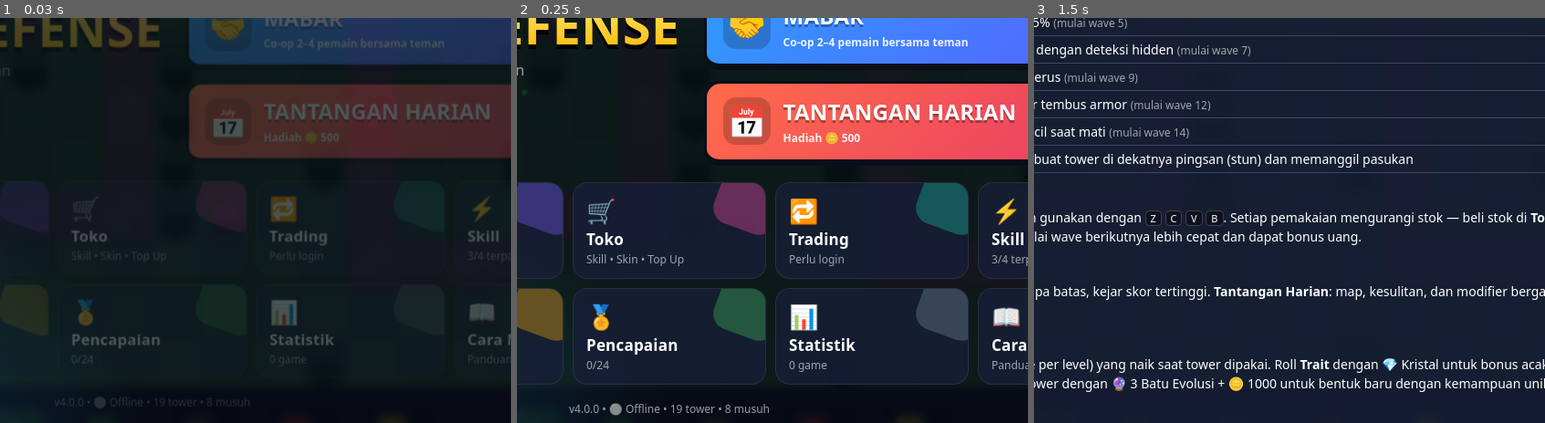
Above: before the commit, frames 1-3 (left to right).
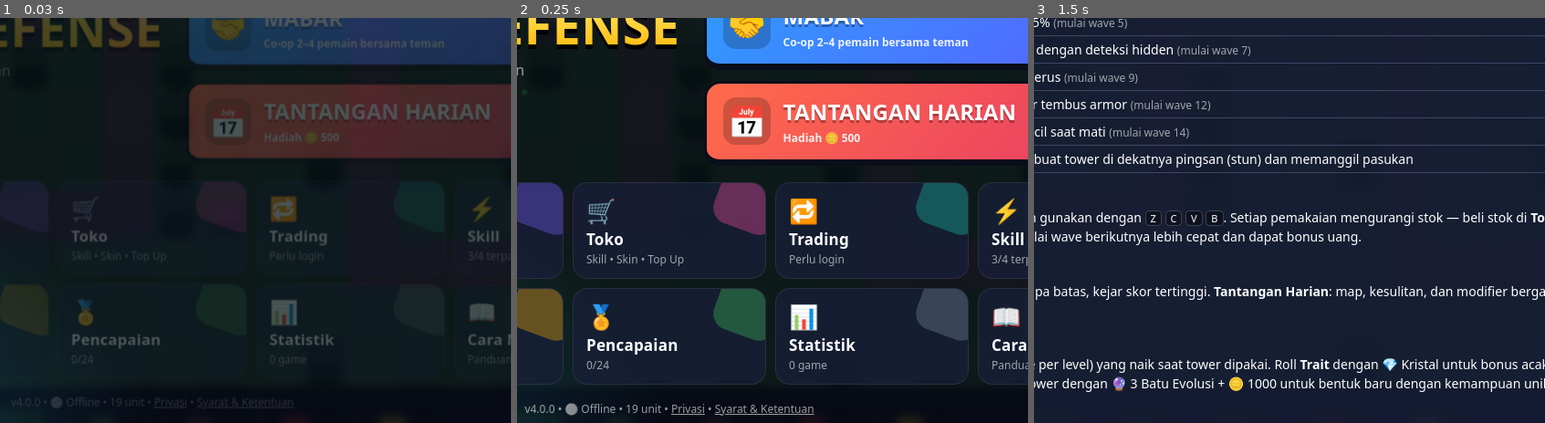
Above: after the commit, the same moments.

Repository: KingRafer/block-tower-defense
Game: browser game, page index.html
Same seed, same stepped clock (60 frames per second), same inputs: the game is played once before the commit and once after it.
Inputs (mouse positions are % of the whole screen's width and height, from its top left):
- Up to frame 1 (0.03 s): no input
- Up to frame 2 (0.25 s): no input
- Up to frame 3 (1.5 s): click "📖 Cara Main Panduan" at 0.27 s; click "← Kembali Cara Main Lv 1 0 / …" at 0.52 s; click "Cepat tapi rapuh (mulai wave …" at 0.77 s; hold S 1.03-1.3 s; click (50, 56) at 1.07 s; hold S from 1.35 s (still down)
The pictures show only the part of the screen within x 35-85%, y 39-89%; the shares and areas given below are measured in that part.

The runs differ from the first frame. In frame 1, 0.1% of the frame differs, in the area x 2-58%, y 93-97%; in frame 2, 0.7%, in the area x 1-59%, y 95-99%; in frame 3, nothing differs.

Commit message:
Halaman Kebijakan Privasi & Syarat Ketentuan
Co-Authored-By: Claude Opus 5.5 <noreply@anthropic.com>
Claude-Session: https://claude.ai/code/session_011SwYeUXkeTjftugp22FLhb

Diff:
--- a/css/style.css
+++ b/css/style.css
@@ -555,3 +555,4 @@
   .lo-slots { grid-template-columns: repeat(3, 1fr); }
   .sk-eq { grid-template-columns: repeat(2, 1fr); }
 }
+.foot a { color: var(--dim); }
--- a/js/menu.js
+++ b/js/menu.js
@@ -109,7 +109,7 @@
             ${tile('go:stats', '📊', 'Statistik', PROFILE.stats.games + ' game', 't-gray')}
             ${tile('go:howto', '📖', 'Cara Main', 'Panduan', 't-gray')}
           </div>
-          <div class="foot">v${VERSION} • ${Online.available ? '🟢 Server online' : '⚪ Offline'} • ${TOWER_ORDER.length} tower • ${Object.keys(ENEMIES).length - 1} musuh</div>
+          <div class="foot">v${VERSION} • ${Online.available ? '🟢 Server online' : '⚪ Offline'} • ${TOWER_ORDER.length} unit • <a href="privacy.html" target="_blank">Privasi</a> • <a href="terms.html" target="_blank">Syarat & Ketentuan</a></div>
         </div>`;
     },
 
--- /dev/null
+++ b/privacy.html
@@ -0,0 +1,33 @@
+<!DOCTYPE html>
+<html lang="id"><head><meta charset="UTF-8"><meta name="viewport" content="width=device-width, initial-scale=1">
+<title>Kebijakan Privasi — Block Tower Defense</title>
+<style>body{font-family:system-ui,Segoe UI,Arial,sans-serif;max-width:760px;margin:40px auto;padding:0 18px;line-height:1.65;color:#e8ecf5;background:#0f1424}h1,h2{color:#ffcc33}a{color:#29d3ff}</style></head>
+<body>
+<h1>Kebijakan Privasi</h1>
+<p>Terakhir diperbarui: 26 November 2026</p>
+<p>Block Tower Defense ("kami") adalah game browser yang dapat dimainkan di <a href="https://blocktowerdefense.vercel.app">blocktowerdefense.vercel.app</a>. Halaman ini menjelaskan data apa yang kami kumpulkan dan bagaimana data tersebut digunakan.</p>
+<h2>Data yang kami kumpulkan</h2>
+<ul>
+<li><b>Data akun Google</b> (jika kamu masuk dengan Google): ID akun Google, nama, alamat email, dan foto profil. Kami tidak menerima password Google kamu.</li>
+<li><b>Data permainan</b>: progres, unit, mata uang dalam game, statistik, pencapaian, skor, daftar teman, riwayat trading, dan pesan chat dalam room.</li>
+<li><b>Data transaksi top up</b>: nomor pesanan, paket, nominal, dan status pembayaran. Data pembayaran (kartu, e-wallet, rekening) diproses oleh Midtrans dan tidak disimpan oleh kami.</li>
+<li><b>Data teknis</b>: data yang diperlukan untuk menyambungkan pemain saat bermain bersama (mabar), seperti pesan koneksi sementara.</li>
+</ul>
+<h2>Penggunaan data</h2>
+<ul>
+<li>Membuat dan mengelola akun serta menyimpan progres di cloud.</li>
+<li>Menampilkan nama dan foto profil kepada pemain lain (teman, lobby, papan skor).</li>
+<li>Menjalankan fitur teman, mabar, trading, dan papan skor global.</li>
+<li>Memproses top up dan mengirim item yang dibeli.</li>
+</ul>
+<p>Kami tidak menjual data pribadi dan tidak menggunakannya untuk iklan.</p>
+<h2>Penyimpanan & pihak ketiga</h2>
+<p>Data disimpan di MongoDB Atlas dan server dijalankan di Vercel. Login menggunakan Google Identity Services, pembayaran menggunakan Midtrans. Pesan koneksi mabar dihapus otomatis dalam beberapa menit.</p>
+<h2>Penghapusan data</h2>
+<p>Kamu dapat meminta penghapusan akun beserta seluruh datanya dengan menghubungi kami melalui email di bawah. Data di perangkat (localStorage) dapat dihapus lewat menu Pengaturan → Reset di dalam game.</p>
+<h2>Anak-anak</h2>
+<p>Pengguna di bawah 13 tahun harus menggunakan game ini dengan izin orang tua/wali, terutama untuk fitur top up.</p>
+<h2>Kontak</h2>
+<p>Pertanyaan tentang privasi: <a href="https://github.com/KingRafer/block-tower-defense/issues">GitHub Issues</a> atau email pengelola game yang tercantum di halaman persetujuan login Google.</p>
+<p><a href="/">← Kembali ke game</a> · <a href="/terms.html">Syarat & Ketentuan</a></p>
+</body></html>
--- /dev/null
+++ b/terms.html
@@ -0,0 +1,26 @@
+<!DOCTYPE html>
+<html lang="id"><head><meta charset="UTF-8"><meta name="viewport" content="width=device-width, initial-scale=1">
+<title>Syarat & Ketentuan — Block Tower Defense</title>
+<style>body{font-family:system-ui,Segoe UI,Arial,sans-serif;max-width:760px;margin:40px auto;padding:0 18px;line-height:1.65;color:#e8ecf5;background:#0f1424}h1,h2{color:#ffcc33}a{color:#29d3ff}</style></head>
+<body>
+<h1>Syarat & Ketentuan</h1>
+<p>Terakhir diperbarui: 26 November 2026</p>
+<p>Dengan memainkan Block Tower Defense, kamu menyetujui ketentuan berikut.</p>
+<h2>Akun</h2>
+<ul><li>Satu akun Google untuk satu pemain. Kamu bertanggung jawab atas aktivitas di akunmu.</li>
+<li>Dilarang memakai cheat, bot, exploit, atau memanipulasi data permainan. Akun yang melanggar dapat diblokir dan itemnya dihapus.</li></ul>
+<h2>Item virtual & Permata</h2>
+<ul><li>Permata, unit, skin, dan item lain adalah item virtual tanpa nilai uang nyata, hanya dapat digunakan di dalam game, dan tidak dapat ditukar kembali menjadi uang.</li>
+<li>Hasil Summon (gacha) bersifat acak; peluang setiap kelangkaan ditampilkan di layar Summon sebelum pembelian.</li>
+<li>Trading hanya antar teman di dalam game. Jual-beli item atau akun dengan uang nyata di luar game tidak didukung dan menjadi risiko pengguna.</li></ul>
+<h2>Top up & refund</h2>
+<ul><li>Pembayaran diproses oleh Midtrans. Permata dikirim otomatis setelah pembayaran berhasil.</li>
+<li>Pembelian yang sudah berhasil dan Permatanya sudah diterima tidak dapat dikembalikan, kecuali diwajibkan oleh hukum yang berlaku.</li>
+<li>Jika pembayaran berhasil tetapi Permata tidak masuk dalam 1×24 jam, hubungi kami dengan menyertakan nomor pesanan (diawali <code>BTD-</code>).</li>
+<li>Pengguna di bawah umur wajib mendapat izin orang tua/wali sebelum melakukan top up.</li></ul>
+<h2>Perubahan layanan</h2>
+<p>Kami dapat mengubah, menyeimbangkan ulang (balancing), atau menghentikan fitur game sewaktu-waktu.</p>
+<h2>Kontak</h2>
+<p><a href="https://github.com/KingRafer/block-tower-defense/issues">GitHub Issues</a></p>
+<p><a href="/">← Kembali ke game</a> · <a href="/privacy.html">Kebijakan Privasi</a></p>
+</body></html>
